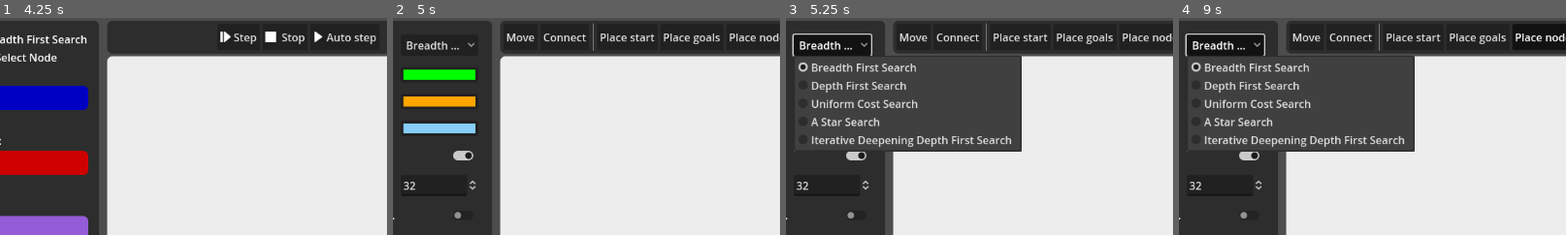
Above: before the commit, frames 1-4 (left to right).
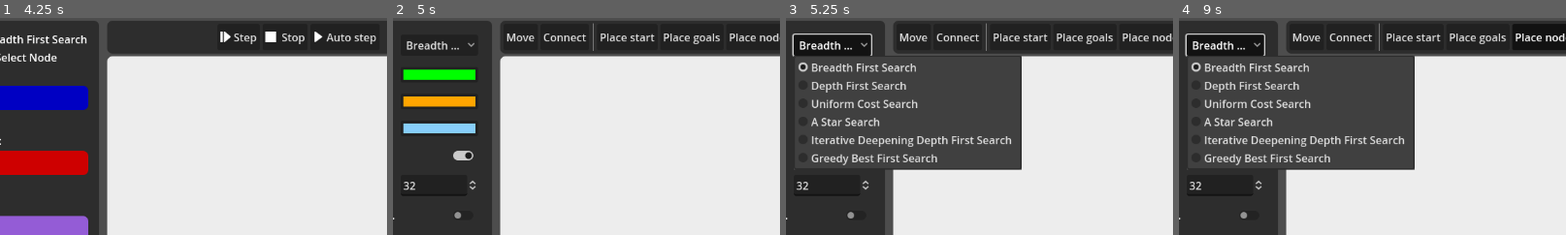
Above: after the commit, the same moments.

Repository: MattBann/Search-Tree-Traversal
Game: Godot game, scene res://scenes/main.tscn
Two runs of this game, one before a commit and one after it. Both use one fixed random seed, a clock stepped at 60 frames per second and the inputs below.
Inputs:
- Up to frame 1 (4.25 s): click "Place start" at 0.5 s; click "Place start" at 1.25 s; click "Start Visualisation" at 2 s; click "Step" at 2.75 s; click "Start Visualisation" at 3.5 s
- Up to frame 2 (5 s): click "Stop" at 4.25 s
- Up to frame 3 (5.25 s): click "Breadth First Search" at 5 s
- Up to frame 4 (9 s): click "Move" at 5.75 s; click "Place goals" at 6.5 s; click "Place nodes" at 7.25 s; click "File" at 8 s; click "Breadth First Search" at 8.75 s
The pictures show only the part of the screen within x 12-61%, y 0-50%; the shares and areas given below are measured in that part.

Frames 1-2 are identical in both runs. In frame 3, 3.4% of the frame differs, in the area x 2-61%, y 61-71%; in frame 4, 3.4%.

Commit message:
Add Greedy Best First Search

Diff:
--- a/scripts/resources/setup_data.gd
+++ b/scripts/resources/setup_data.gd
@@ -8,6 +8,7 @@
 	UNIFORM_COST_SEARCH,
 	A_STAR_SEARCH,
 	ITERATIVE_DEEPENING_DEPTH_FIRST_SEARCH,
+	GREEDY_BEST_FIRST_SEARCH,
 }
 
 enum OptionType {
--- a/scripts/visualisation/runner.gd
+++ b/scripts/visualisation/runner.gd
@@ -178,4 +178,11 @@
 				algorithm_variables["max_depth"] = algorithm_variables.get("max_depth", 0) + 1
 				algorithm_variables["current_depth"] += 1
 
+		(SetupData.Algorithm.GREEDY_BEST_FIRST_SEARCH):
+			# Enqueue by heuristic (distance to goal) (i.e. add to q then sort by heuristic)
+			queue.append_array(expansion_list)
+			queue.sort_custom(func (a:VisualisationNodeData,b:VisualisationNodeData): \
+				return Controller.get_current_config().get_graph().get_node(a.node_id).heuristic_value \
+					< Controller.get_current_config().get_graph().get_node(b.node_id).heuristic_value)
+
 	queue_changed.emit(queue)
--- a/scripts/visualisation/vis_node_data.gd
+++ b/scripts/visualisation/vis_node_data.gd
@@ -15,5 +15,8 @@
 
 
 func _to_string() -> String:
-    var heuristic : String = (" + " + str(Controller.get_current_config().get_graph().get_node(node_id).heuristic_value)) if Controller.get_current_config().get_option("algorithm") == SetupData.Algorithm.A_STAR_SEARCH else ""
+    var heuristic : String = (" + " + str(Controller.get_current_config().get_graph().get_node(node_id).heuristic_value)) \
+        if Controller.get_current_config().get_option("algorithm") == SetupData.Algorithm.A_STAR_SEARCH \
+        or Controller.get_current_config().get_option("algorithm") == SetupData.Algorithm.GREEDY_BEST_FIRST_SEARCH \
+        else ""
     return "node: " + Controller.get_current_config().get_graph().get_node(node_id).label + " (" + str(node_id) + heuristic + "), cost: " + str(cost)
--- a/scripts/visualisation/visualisation_info.gd
+++ b/scripts/visualisation/visualisation_info.gd
@@ -38,8 +38,13 @@
 
 
 func _get_node_text(node : VisualisationNodeData) -> String:
-	var heuristic : String = (" + " + str(Controller.get_current_config().get_graph().get_node(node.node_id).heuristic_value)) if Controller.get_current_config().get_option("algorithm") == SetupData.Algorithm.A_STAR_SEARCH else ""
-	return Controller.get_current_config().get_graph().get_node(node.node_id).label + " (" + str(node.cost) + heuristic + ")"
+	var heuristic : String = ("h:" + str(Controller.get_current_config().get_graph().get_node(node.node_id).heuristic_value)) \
+		if Controller.get_current_config().get_option("algorithm") == SetupData.Algorithm.A_STAR_SEARCH \
+		or Controller.get_current_config().get_option("algorithm") == SetupData.Algorithm.GREEDY_BEST_FIRST_SEARCH \
+		else ""
+	var cost := str(node.cost) if Controller.get_current_config().get_option("algorithm") != SetupData.Algorithm.GREEDY_BEST_FIRST_SEARCH else ""
+	return Controller.get_current_config().get_graph().get_node(node.node_id).label \
+		+ " (" + cost + (" + " if cost != "" and heuristic != "" else "") + heuristic + ")"
 
 
 # Update text showing the current node and its path cost
